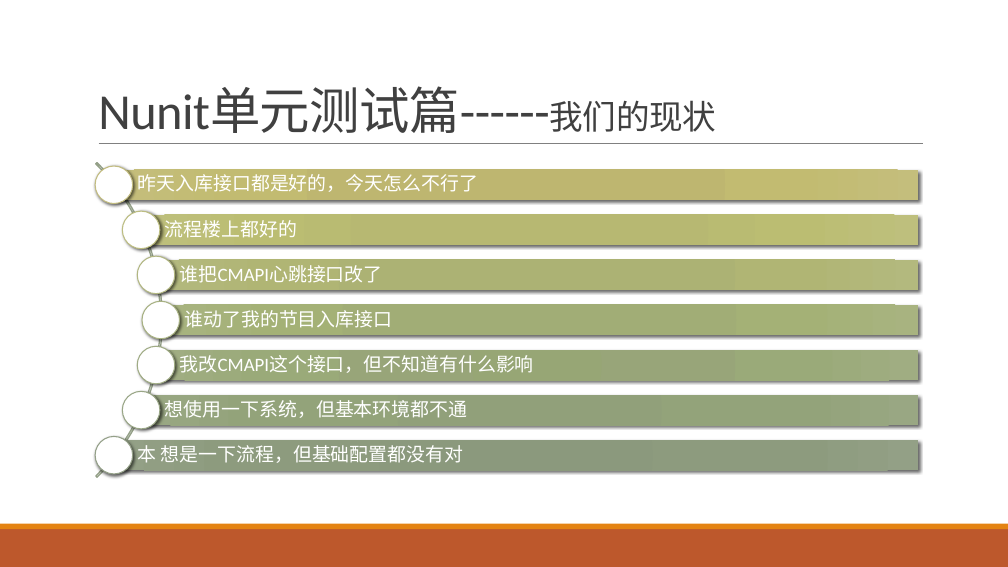
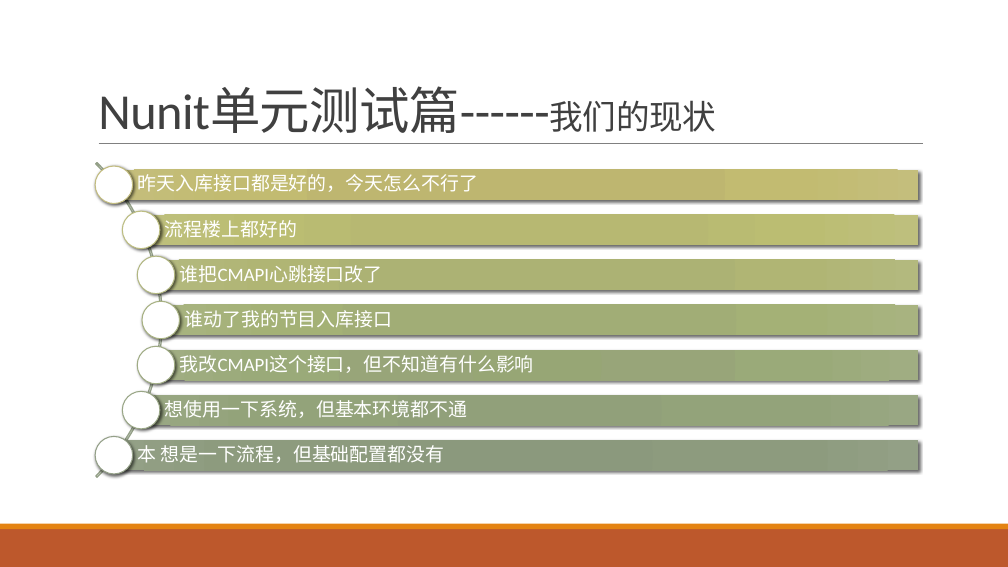
Before and after one commit to xhu218/HelloWorld, a slide deck: slide 6 of MyCProgram/周会PPT/开发经验分享.pptx (slide 5 before the commit). Drawn at 1008x567 pixels with LibreOffice and Linux fonts; fonts in the diff are those of the drawing. Boxes give left, top, right and bottom in pixels: in the first picture for what was removed or moved away, otherwise in the second. Text is boxed around its words. In the diff, an @@ line names an element or a change of style, - is before the commit and + after.

```diff
--- a/MyCProgram/周会PPT/开发经验分享.pptx
+++ b/MyCProgram/周会PPT/开发经验分享.pptx
@@ text at (138,445,444,463): text changed @@
-本 想是一下流程，但基础配置都没有对
+本 想是一下流程，但基础配置都没有
```
Also in this commit, not shown: 4 other slides changed, 1 slide added.
